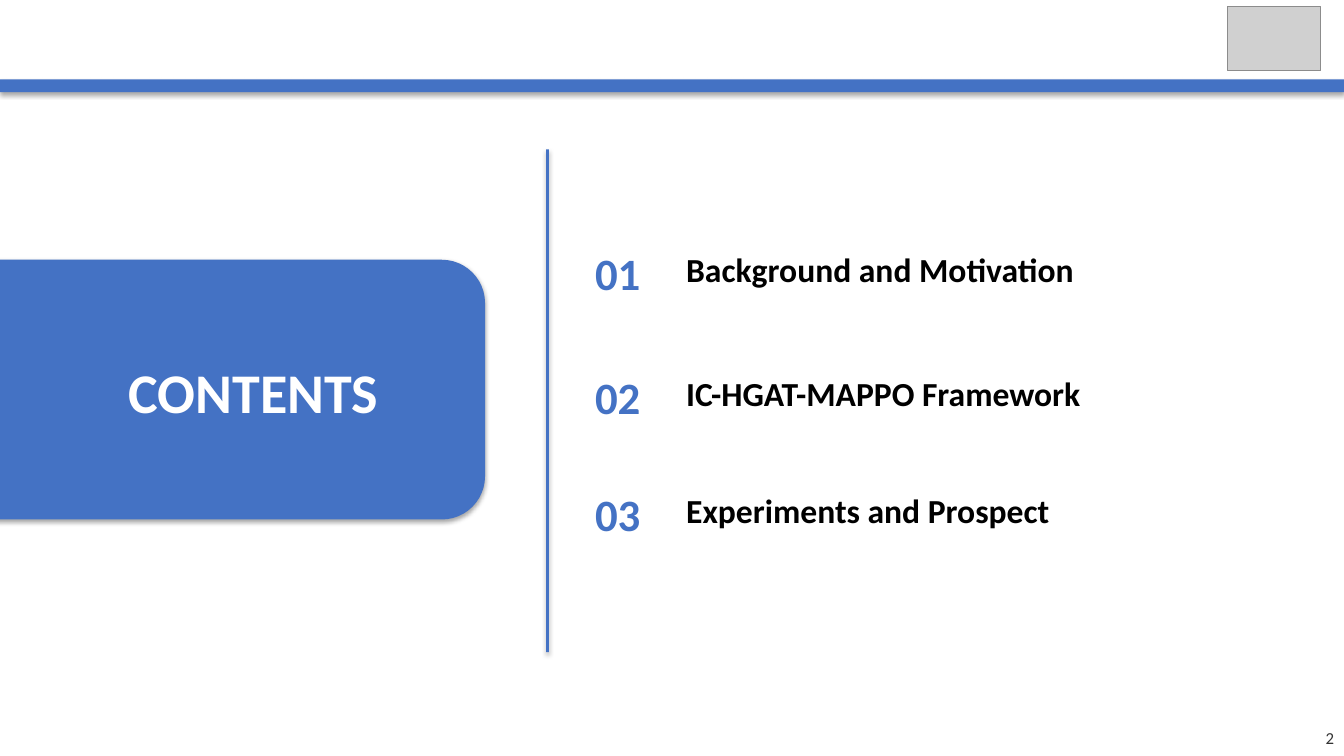
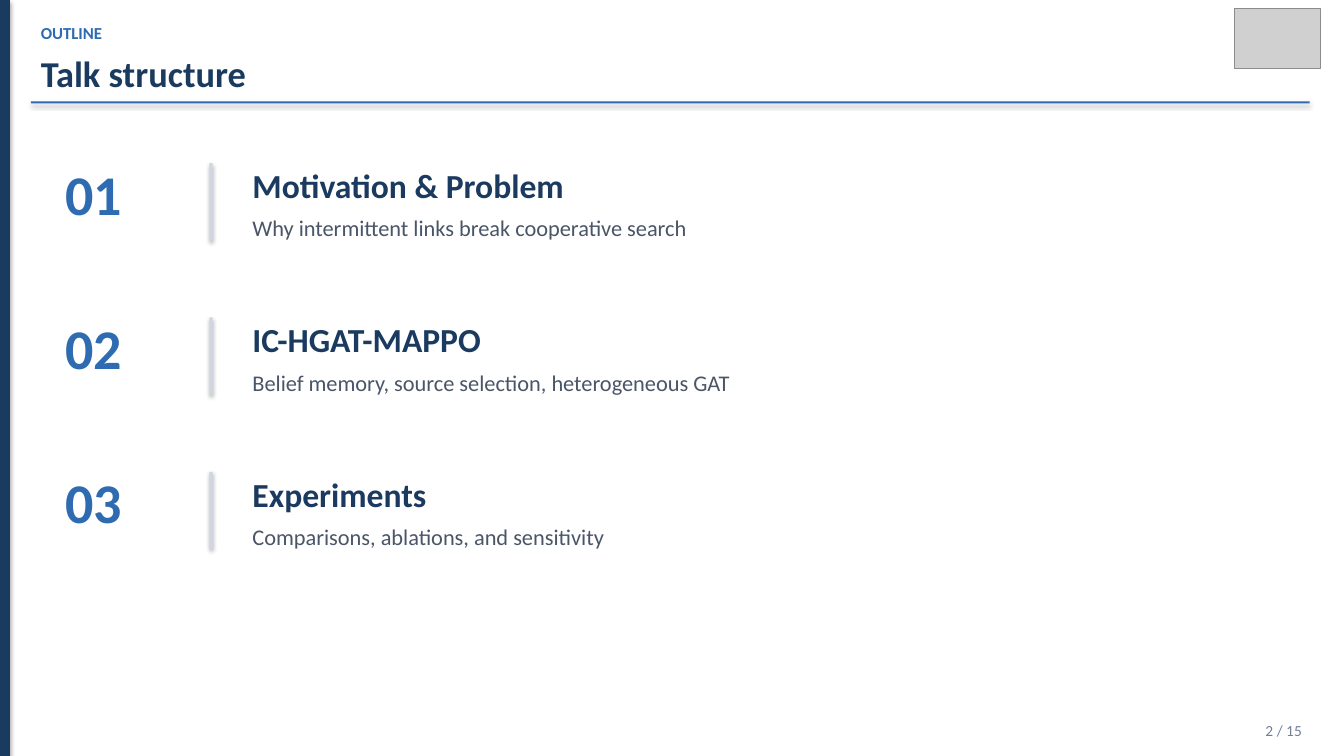
Before and after one commit to kuangyinying039/uav-swarm, a slide deck: slide 2 of presentations/CAC_IC_HGAT_MAPPO.pptx. Drawn at 1344x756 pixels with LibreOffice and Linux fonts; fonts in the diff are those of the drawing; grey boxes stand for pictures. Boxes give left, top, right and bottom in pixels: in the first picture for what was removed or moved away, otherwise in the second. Text is boxed around its words. In the diff, an @@ line names an element or a change of style, - is before the commit and + after.

```diff
--- a/presentations/CAC_IC_HGAT_MAPPO.pptx
+++ b/presentations/CAC_IC_HGAT_MAPPO.pptx
@@ rectangle added at <box>0,0,10,756</box>, fill #1B3A5F @@
@@ text added at <box>41,28,102,39</box>, 12 pt, text #2E6BB0, bold @@
+OUTLINE
@@ picture: place and size @@
-picture at <box>1228,6,1322,71</box>
+picture at <box>1235,9,1321,69</box>
@@ text added at <box>41,61,246,88</box>, 26 pt, text #1B3A5F, bold @@
+Talk structure
@@ rectangle: place and size @@
-rectangle at <box>0,80,1344,93</box>
+rectangle at <box>31,102,1311,104</box>
@@ rectangle at <box>31,102,1311,104</box>: fill #4472C4 to #2E6BB0 @@
@@ rectangle removed at <box>546,149,549,652</box> @@
@@ text "01": place and size @@
-text "01" at <box>595,260,640,291</box>
+text "01" at <box>65,178,122,216</box>
@@ rectangle added at <box>210,163,213,241</box>, fill #D0D7E2 @@
@@ text added at <box>252,174,564,199</box>, 24 pt, text #1B3A5F, bold @@
+Motivation & Problem
@@ text added at <box>252,220,686,240</box>, 16 pt, text #4A5568 @@
+Why intermittent links break cooperative search
@@ rounded rectangle removed at <box>0,260,485,520</box> @@
@@ text removed at <box>686,258,1074,288</box> @@
-Background and Motivation
@@ text "02": place and size @@
-text "02" at <box>595,384,640,415</box>
+text "02" at <box>65,332,122,370</box>
@@ rectangle added at <box>210,318,213,395</box>, fill #D0D7E2 @@
@@ text at <box>252,330,480,353</box>: text changed; text colour #000000 to #1B3A5F @@
-IC-HGAT-MAPPO Framework
+IC-HGAT-MAPPO
@@ text removed at <box>129,376,379,414</box> @@
-CONTENTS
@@ text added at <box>252,375,729,395</box>, 16 pt, text #4A5568 @@
+Belief memory, source selection, heterogeneous GAT
@@ size 32 to 40 pt, text colour #4472C4 to #2E6BB0 in 3 elements at <box>65,178,122,216</box>, <box>65,332,122,370</box>, <box>65,486,122,524</box> @@
@@ text "03": place and size @@
-text "03" at <box>595,501,640,532</box>
+text "03" at <box>65,486,122,524</box>
@@ rectangle added at <box>210,472,213,549</box>, fill #D0D7E2 @@
@@ text at <box>252,483,426,513</box>: text changed; text colour #000000 to #1B3A5F @@
-Experiments and Prospect
+Experiments
@@ text added at <box>252,529,604,549</box>, 16 pt, text #4A5568 @@
+Comparisons, ablations, and sensitivity
@@ text at <box>1265,726,1302,736</box>: text changed; size 12 to 11 pt; text colour #333333 to #718096 @@
-2
+2 / 15
```
Also in this commit, not shown: 14 other slides changed, 1 slide added, 1 slide removed, 5 other files.
